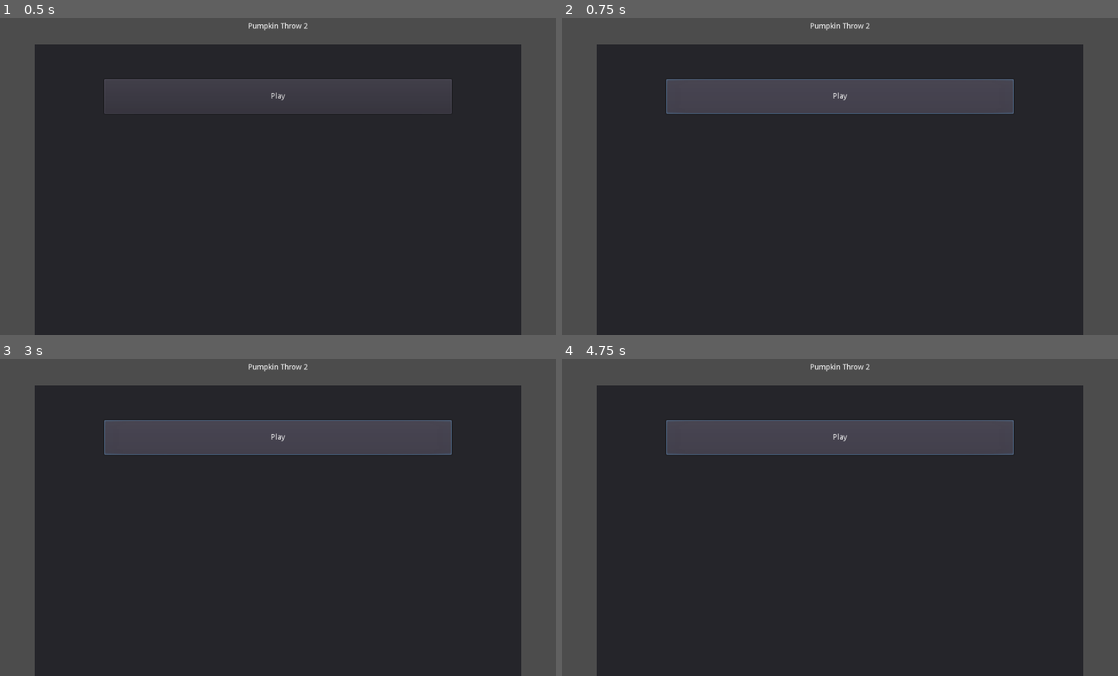
Above: before the commit, frames 1-4 (two rows, left to right).
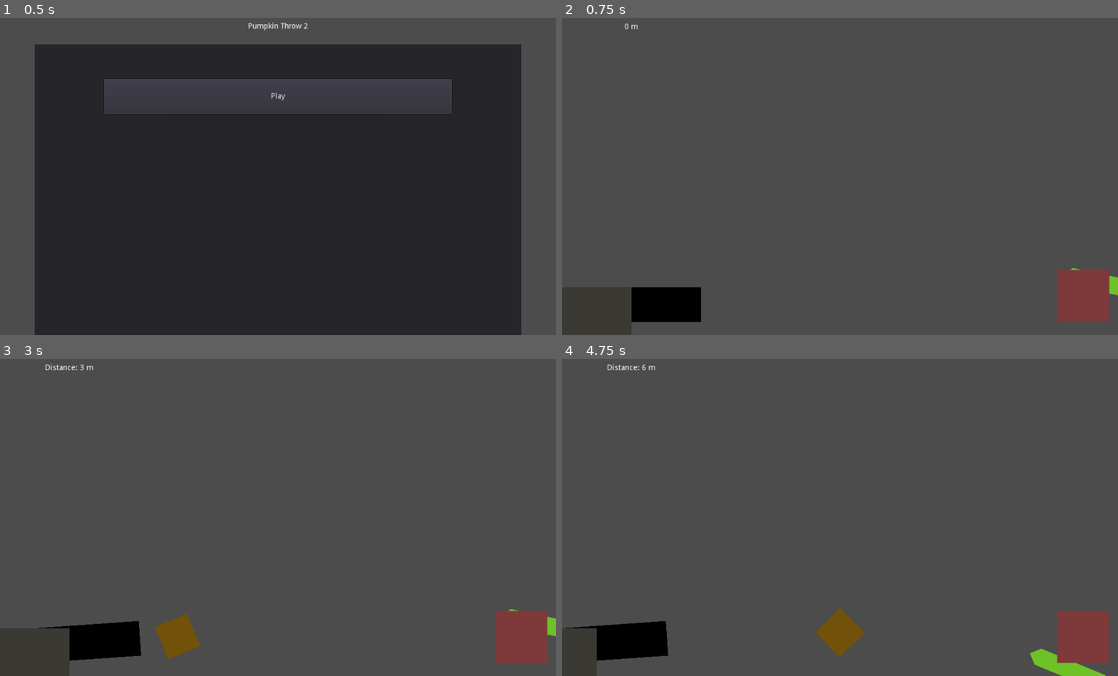
Above: after the commit, the same moments.

Repository: RedSatura/Pumpkin-Throw-2
Game: Godot game, scene res://Scenes/title_screen.tscn
Two runs of this game, one before a commit and one after it. Both use one fixed random seed, a clock stepped at 60 frames per second and the inputs below.
Inputs (mouse positions are in pixels of both pictures, inside the frame that each line leads up to):
- Up to frame 1 (0.5 s): no input
- Up to frame 2 (0.75 s): click "Play" at 0.5 s
- Up to frame 3 (3 s): click (522, 637) at 1.27 s; click (278, 438) at 2 s, where only the run before the commit has a clickable "Play"; tap Enter at 2.75 s; hold Up (cannon_up) from 2.78 s (still down); tap X (cannon_fire) at 2.85 s
- Up to frame 4 (4.75 s): release Up (cannon_up) at 3.53 s; hold Down (cannon_down) 3.53-4.28 s; tap X (cannon_fire) at 3.6, 4.35 s; tap R (restart, bound only after the commit) at 4.25 s; hold Up (cannon_up) from 4.28 s (still down)

Frame 1 is identical in both runs. In frame 2, 74% of the frame differs, in the area x 6-100%, y 1-100%; in frame 3, 74%; in frame 4, 75%, in the area x 0-99%, y 1-100%.

Commit message:
add bouncepads and camera zoom

Diff:
--- a/Global Scripts/Event Bus/level_event_bus.gd
+++ b/Global Scripts/Event Bus/level_event_bus.gd
@@ -1,3 +1,6 @@
 extends Node
 
 signal get_cannon_power
+
+signal get_pumpkin_position
+signal get_current_pumpkin_distance
--- /dev/null
+++ b/Level Objects/Bouncepad/bouncepad.gd
@@ -0,0 +1,4 @@
+extends StaticBody2D
+
+func _ready():
+	self.rotation_degrees = rand_range(-20, 25)
--- /dev/null
+++ b/Level Objects/Bouncepad/bouncepad.tscn
@@ -0,0 +1,18 @@
+[gd_scene load_steps=3 format=2]
+
+[ext_resource path="res://Level Objects/Bouncepad/bouncepad.gd" type="Script" id=1]
+
+[sub_resource type="CapsuleShape2D" id=1]
+radius = 16.0
+height = 128.0
+
+[node name="Bouncepad" type="StaticBody2D"]
+script = ExtResource( 1 )
+
+[node name="CollisionShape2D" type="CollisionShape2D" parent="."]
+rotation = 1.5708
+shape = SubResource( 1 )
+
+[node name="Polygon2D" type="Polygon2D" parent="."]
+color = Color( 0.431373, 0.760784, 0.156863, 1 )
+polygon = PoolVector2Array( -64, -16, -80, 0, -64, 16, 64, 16, 80, 0, 64, -16 )
--- a/Level Objects/Cannon/cannon.gd
+++ b/Level Objects/Cannon/cannon.gd
@@ -13,8 +13,7 @@
 			pumpkin.initial_force = force
 			pumpkin.global_position = pumpkin_spawner.global_position
 			pumpkin.cannon_angle = angle * -1
-			print(angle)
-			get_tree().get_root().add_child(pumpkin)
+			get_parent().add_child(pumpkin)
 			cannon_disabled = true
 
 func _physics_process(_delta):
--- a/Level Objects/Pumpkin/pumpkin.gd
+++ b/Level Objects/Pumpkin/pumpkin.gd
@@ -12,17 +12,17 @@
 func _ready():
 	randomize()
 	rand_rotation_value = rand_range(-10, 10)
-	$Camera2D.current = true
 	velocity.y = -initial_force * sin(cannon_angle)
 	velocity.x = initial_force * cos(cannon_angle)
 
-	#angle = deg2rad(angle)
-
-	#velocity.x *= rad2deg(cos(angle))
-	#velocity.y *= rad2deg(sin(angle))
-
 func _physics_process(delta):
 	self.rotation_degrees += rand_rotation_value
-	print(velocity)
 	velocity.y += gravity * delta
 	var collision = move_and_collide(velocity * delta)
+	if collision:
+		velocity = velocity.bounce(collision.normal)
+		rand_rotation_value = rand_range(-10, 10)
+	LevelEventBus.emit_signal("get_current_pumpkin_distance", self.global_position.x)
+	LevelEventBus.emit_signal("get_pumpkin_position", self.global_position)
+	if self.global_position.y > 700:
+		queue_free()
--- a/Level Objects/Pumpkin/pumpkin.tscn
+++ b/Level Objects/Pumpkin/pumpkin.tscn
@@ -18,7 +18,3 @@
 shape = SubResource( 1 )
 
 [node name="Sprite" type="Sprite" parent="."]
-
-[node name="Camera2D" type="Camera2D" parent="."]
-limit_left = 0
-limit_bottom = 600
--- /dev/null
+++ b/Level Objects/UI/Distance Label/distance_label.gd
@@ -0,0 +1,8 @@
+extends Label
+
+func _ready():
+	LevelEventBus.connect("get_current_pumpkin_distance", self, "update_label")
+	self.text = "0 m"
+
+func update_label(distance):
+	self.text = "Distance: " + str(round(distance / 100)) + " m"
--- a/Scenes/level.tscn
+++ /dev/null
@@ -1,26 +0,0 @@
-[gd_scene load_steps=2 format=2]
-
-[ext_resource path="res://Level Objects/Cannon/cannon.gd" type="Script" id=1]
-
-[node name="Level" type="Node2D"]
-
-[node name="Cannon" type="Polygon2D" parent="."]
-position = Vector2( 64, 512 )
-color = Color( 0, 0, 0, 1 )
-polygon = PoolVector2Array( -64, 0, -64, 64, 0, 64, 192, 64, 192, 0 )
-script = ExtResource( 1 )
-
-[node name="PumpkinSpawner" type="Position2D" parent="Cannon"]
-position = Vector2( 224, 32 )
-
-[node name="Polygon2D" type="Polygon2D" parent="."]
-position = Vector2( 64, 512 )
-color = Color( 0.231373, 0.223529, 0.203922, 1 )
-polygon = PoolVector2Array( 64, 0, 0, 0, -64, 0, -64, 88, 64, 88 )
-
-[node name="Camera2D" type="Camera2D" parent="."]
-position = Vector2( 512, 300 )
-current = true
-limit_left = 0
-limit_bottom = 600
-editor_draw_limits = true
--- /dev/null
+++ b/Scenes/level/UI/Play Button/play_button.gd
@@ -0,0 +1,4 @@
+extends Button
+
+func _on_PlayButton_pressed():
+	get_tree().change_scene("res://Scenes/level/level.tscn")
--- /dev/null
+++ b/Scenes/level/level.gd
@@ -0,0 +1,21 @@
+extends Node2D
+
+onready var camera = $Camera2D
+
+func _ready():
+	LevelEventBus.connect("get_pumpkin_position", self, "update_camera_position")
+	for x in 25:
+		create_bouncepads(x)
+
+func _unhandled_input(event):
+	if Input.is_action_just_pressed("restart"):
+		get_tree().change_scene("res://Scenes/level/level.tscn")
+
+func update_camera_position(pos):
+	camera.set_zoom(Vector2(clamp(abs(pos.y - 700) / 500, 1, 150), clamp(abs(pos.y - 700) / 500, 1, 150)))
+	camera.global_position = pos
+
+func create_bouncepads(times_created):
+	var bouncepad = load("res://Level Objects/Bouncepad/bouncepad.tscn").instance()
+	bouncepad.global_position = Vector2(times_created * 500 + 1000, rand_range(500, 600))
+	add_child(bouncepad)
--- /dev/null
+++ b/Scenes/level/level.tscn
@@ -0,0 +1,64 @@
+[gd_scene load_steps=4 format=2]
+
+[ext_resource path="res://Level Objects/UI/Distance Label/distance_label.gd" type="Script" id=1]
+[ext_resource path="res://Level Objects/Cannon/cannon.gd" type="Script" id=2]
+[ext_resource path="res://Scenes/level/level.gd" type="Script" id=3]
+
+[node name="Level" type="Node2D"]
+script = ExtResource( 3 )
+
+[node name="Cannon" type="Polygon2D" parent="."]
+position = Vector2( 64, 512 )
+color = Color( 0, 0, 0, 1 )
+polygon = PoolVector2Array( -64, 0, -64, 64, 0, 64, 192, 64, 192, 0 )
+script = ExtResource( 2 )
+
+[node name="PumpkinSpawner" type="Position2D" parent="Cannon"]
+position = Vector2( 128, 32 )
+z_index = 1
+
+[node name="Polygon2D" type="Polygon2D" parent="."]
+position = Vector2( 64, 512 )
+color = Color( 0.231373, 0.223529, 0.203922, 1 )
+polygon = PoolVector2Array( 64, 0, 0, 0, -64, 0, -64, 88, 64, 88 )
+
+[node name="Camera2D" type="Camera2D" parent="."]
+position = Vector2( 512, 300 )
+current = true
+limit_left = 0
+limit_bottom = 600
+editor_draw_limits = true
+
+[node name="CanvasLayer" type="CanvasLayer" parent="."]
+
+[node name="Control" type="Control" parent="CanvasLayer"]
+anchor_right = 1.0
+anchor_bottom = 1.0
+__meta__ = {
+"_edit_use_anchors_": false
+}
+
+[node name="DistanceLabel" type="Label" parent="CanvasLayer/Control"]
+margin_right = 256.0
+margin_bottom = 64.0
+text = "Distance: 0m"
+align = 1
+valign = 1
+script = ExtResource( 1 )
+__meta__ = {
+"_edit_use_anchors_": false
+}
+
+[node name="TextureButton" type="TextureButton" parent="CanvasLayer/Control"]
+margin_left = 912.0
+margin_top = 480.0
+margin_right = 1008.0
+margin_bottom = 576.0
+rect_min_size = Vector2( 96, 96 )
+__meta__ = {
+"_edit_use_anchors_": false
+}
+
+[node name="Polygon2D" type="Polygon2D" parent="CanvasLayer/Control/TextureButton"]
+color = Color( 0.494118, 0.227451, 0.227451, 1 )
+polygon = PoolVector2Array( 0, 0, 0, 96, 96, 96, 96, 0 )
--- a/Scenes/title_screen.tscn
+++ b/Scenes/title_screen.tscn
@@ -1,4 +1,6 @@
-[gd_scene format=2]
+[gd_scene load_steps=2 format=2]
+
+[ext_resource path="res://Scenes/level/UI/Play Button/play_button.gd" type="Script" id=1]
 
 [node name="TitleScreen" type="Node"]
 
@@ -37,6 +39,9 @@
 margin_right = 768.0
 margin_bottom = 128.0
 text = "Play"
+script = ExtResource( 1 )
 __meta__ = {
 "_edit_use_anchors_": false
 }
+
+[connection signal="pressed" from="CanvasLayer/Control/Panel/PlayButton" to="CanvasLayer/Control/Panel/PlayButton" method="_on_PlayButton_pressed"]
--- a/project.godot
+++ b/project.godot
@@ -37,6 +37,11 @@
 "events": [ Object(InputEventKey,"resource_local_to_scene":false,"resource_name":"","device":0,"alt":false,"shift":false,"control":false,"meta":false,"command":false,"pressed":false,"scancode":88,"physical_scancode":0,"unicode":0,"echo":false,"script":null)
  ]
 }
+restart={
+"deadzone": 0.5,
+"events": [ Object(InputEventKey,"resource_local_to_scene":false,"resource_name":"","device":0,"alt":false,"shift":false,"control":false,"meta":false,"command":false,"pressed":false,"scancode":82,"physical_scancode":0,"unicode":0,"echo":false,"script":null)
+ ]
+}
 
 [physics]
 
